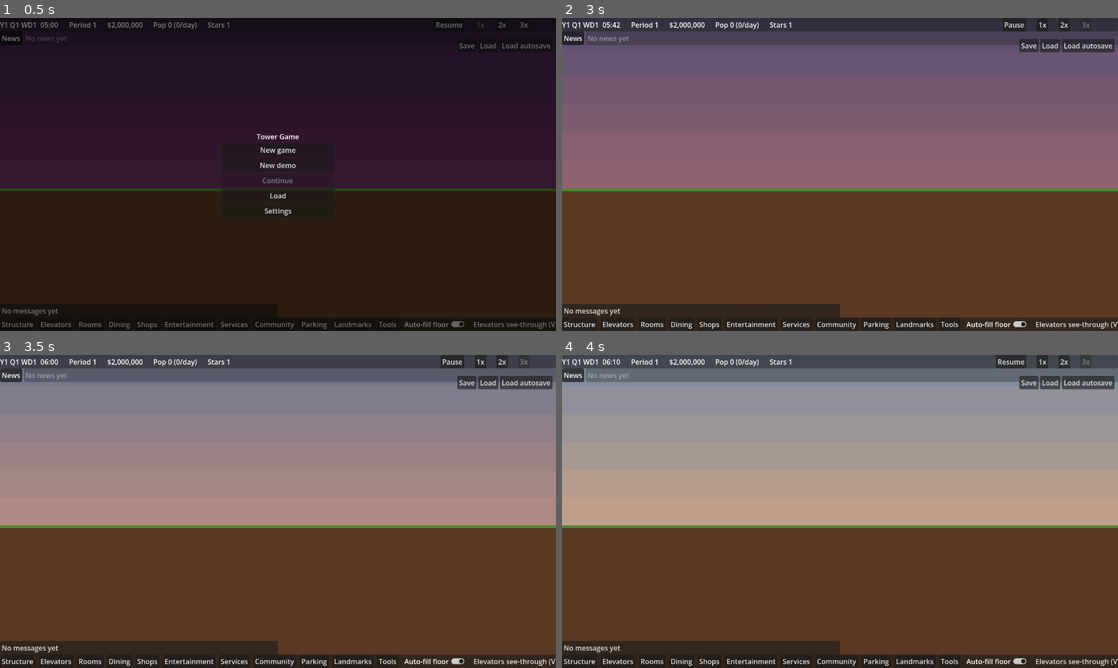
Above: before the commit, frames 1-4 (two rows, left to right).
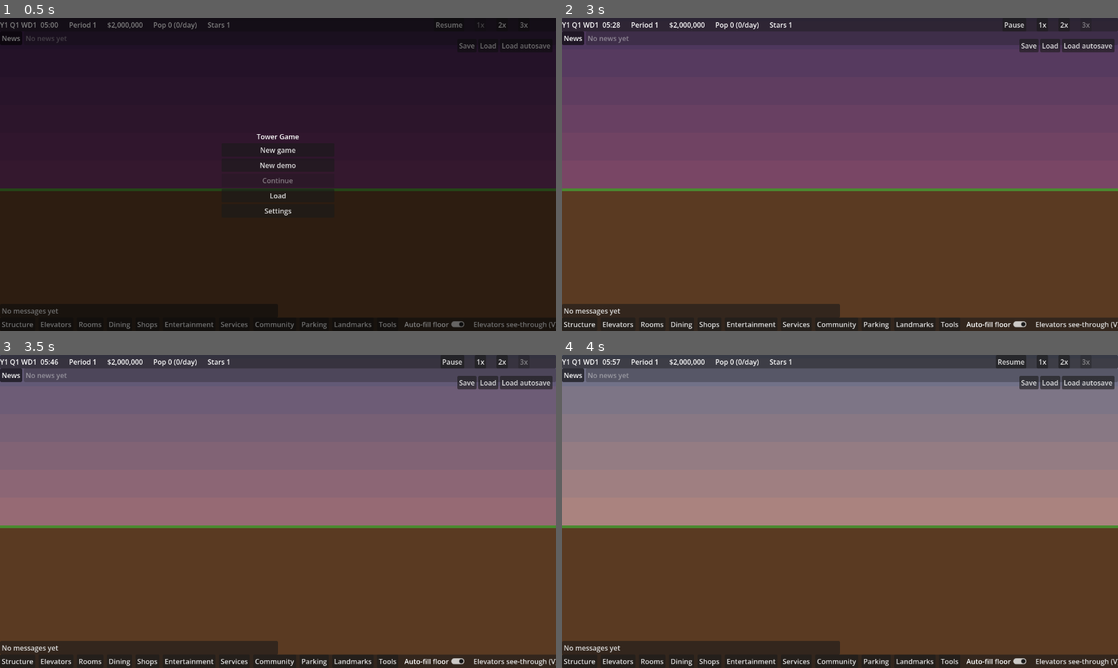
Above: after the commit, the same moments.

Repository: evidencelacking/TowerGame
Game: Godot game, scene res://scenes/main.tscn
Same seed, same stepped clock (60 frames per second), same inputs: the game is played once before the commit and once after it.
Inputs (mouse positions are in pixels of both pictures, inside the frame that each line leads up to):
- Up to frame 1 (0.5 s): no input
- Up to frame 2 (3 s): click "New game" at 0.5 s; click "2x" at 1.25 s; click "1x" at 2 s; click "3x" at 2.75 s
- Up to frame 3 (3.5 s): no input
- Up to frame 4 (4 s): tap Enter at 3.5 s; move the mouse to (962, 495) at 3.52 s; hold Right (ui_right) from 3.53 s (still down); tap N at 3.6 s; click (962, 495) at 3.67 s; tap Space at 3.77 s

Frame 1 is identical in both runs. In frame 2, 45% of the frame differs, in the area x 0-100%, y 1-55%; in frame 3, 45%; in frame 4, 45%.

Commit message:
Slower speeds: 1x 15, 2x 45, 3x 90 ticks/s (refs #438)
Co-Authored-By: Claude Sonnet 5.5 <noreply@anthropic.com>

Diff:
--- a/scripts/view/sim_driver.gd
+++ b/scripts/view/sim_driver.gd
@@ -5,9 +5,9 @@
 
 const Tower := preload("res://scripts/sim/tower.gd")
 
-const BASE_TICKS_PER_SECOND := 30.0
-const SPEEDS: Array[int] = [1, 2, 3]  ## Multipliers of the base rate; index 0 is speed 1.
-const MAX_TICKS_PER_FRAME := 4  ## Caps catch-up after a stall so a hitch can't spiral (top speed needs 1.5 a frame at 60 fps).
+const BASE_TICKS_PER_SECOND := 15.0  ## With SPEEDS this gives 15, 45 and 90 ticks a second (#438).
+const SPEEDS: Array[int] = [1, 3, 6]  ## Multipliers of the base rate; index 0 is the 1x button, 1 is 2x, 2 is 3x.
+const MAX_TICKS_PER_FRAME := 4  ## Caps catch-up after a stall so a hitch can't spiral (top speed, 90 ticks/s, needs 1.5 a frame at 60 fps).
 const FRAME_BUDGET_USEC := 8000  ## Stops stepping once the frame's sim work has spent this long (#417).
 
 var tower: Tower = Tower.new()
--- a/scripts/view/thought_icons.gd
+++ b/scripts/view/thought_icons.gd
@@ -23,7 +23,7 @@
 const NAMES: Array[String] = ["none", "waiting", "noisy", "unhappy", "hungry", "happy"]
 
 const NOISE_COST := 16  ## Mood points noise must cost (two levels of noise) before the zigzag shows.
-const PERIOD_TICKS := 360  ## 12 seconds at the base rate of 30 ticks a second.
+const PERIOD_TICKS := 360  ## 24 seconds at 1x (15 ticks a second), 4 at 3x.
 const SHOW_TICKS := 90  ## An icon stays up for 3 of them.
 const PHASE_STEP := 53  ## Per id; coprime to PERIOD_TICKS so neighbours are spread across it.
 const MAX_ICONS := 12
--- a/tests/test_driver.gd
+++ b/tests/test_driver.gd
@@ -6,7 +6,9 @@
 
 static func run(check: Callable) -> void:
 	var d := Driver.new()
-	check.call(d.run_frame(1.0 / 30.0) == 1 and d.tower.tick == 1, "driver: 1x runs 1 tick per 1/30 s")
+	check.call(d.run_frame(1.0 / 15.0) == 1 and d.tower.tick == 1, "driver: 1x runs 1 tick per 1/15 s")
+	d.set_speed(1)
+	check.call(d.run_frame(1.0 / 15.0) == 3, "driver: 2x runs 3 ticks per 1/15 s")
 	d.set_speed(2)
 	check.call(d.run_frame(1.0 / 30.0) == 3, "driver: 3x runs 3 ticks per 1/30 s")
 	d.set_paused(true)
--- a/tools/bench.gd
+++ b/tools/bench.gd
@@ -10,7 +10,7 @@
 const Bench := preload("res://tools/bench_tower.gd")
 const ElevatorTools := preload("res://scripts/view/elevator_tools.gd")
 
-## sim_driver.gd: 30 base ticks/s x top speed 3 = 90 ticks/s, so 1.5 ticks per 60 fps frame
+## sim_driver.gd: 15 base ticks/s x top multiplier 6 = 90 ticks/s (3x), so 1.5 ticks per 60 fps frame
 ## (2 on some frames). The 16 ms frame budget therefore allows about 10.6 ms per tick.
 const TICKS_PER_FRAME_AT_TOP := 1.5
 const FRAME_MS := 16.0
--- a/tools/perf.gd
+++ b/tools/perf.gd
@@ -154,10 +154,10 @@
 
 
 func _process(_delta: float) -> bool:
-	# One frame at speed 1: 30 ticks a second over 60 frames a second is half a tick a frame.
+	# One frame at speed 1: 15 ticks a second over 60 frames a second is a quarter tick a frame.
 	var now := Time.get_ticks_usec()
 	var gap := now - _frame_end  # engine time since our last frame ended: the draw commands run here
-	_carry += 0.5
+	_carry += 0.25
 	while _carry >= 1.0:
 		_tower.step()
 		_carry -= 1.0
